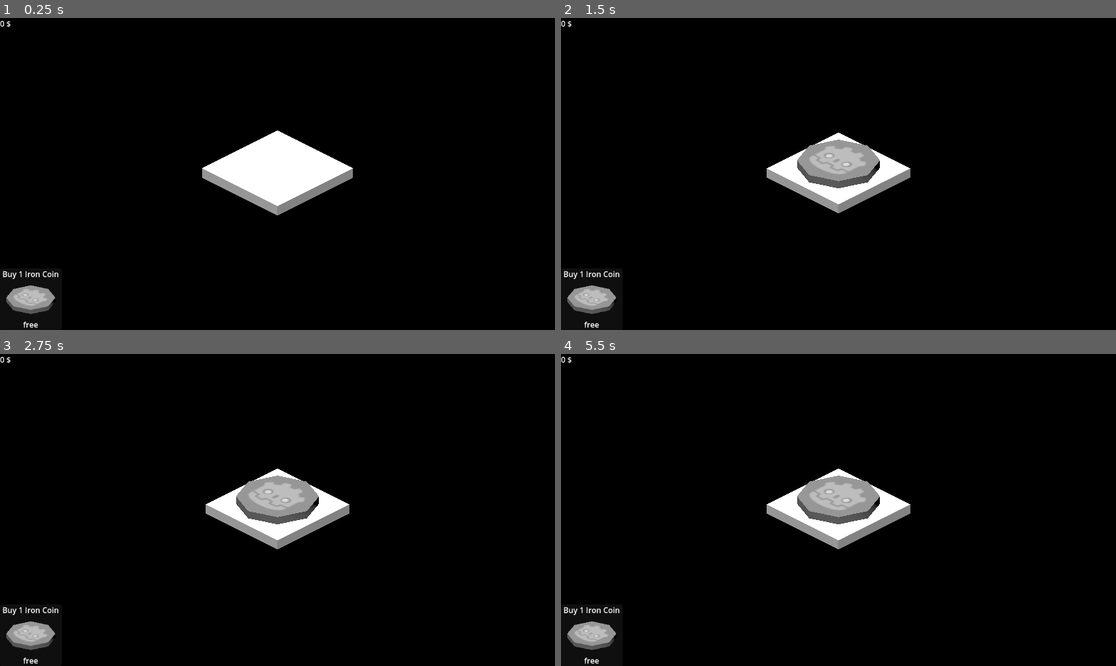
Above: before the commit, frames 1-4 (two rows, left to right).
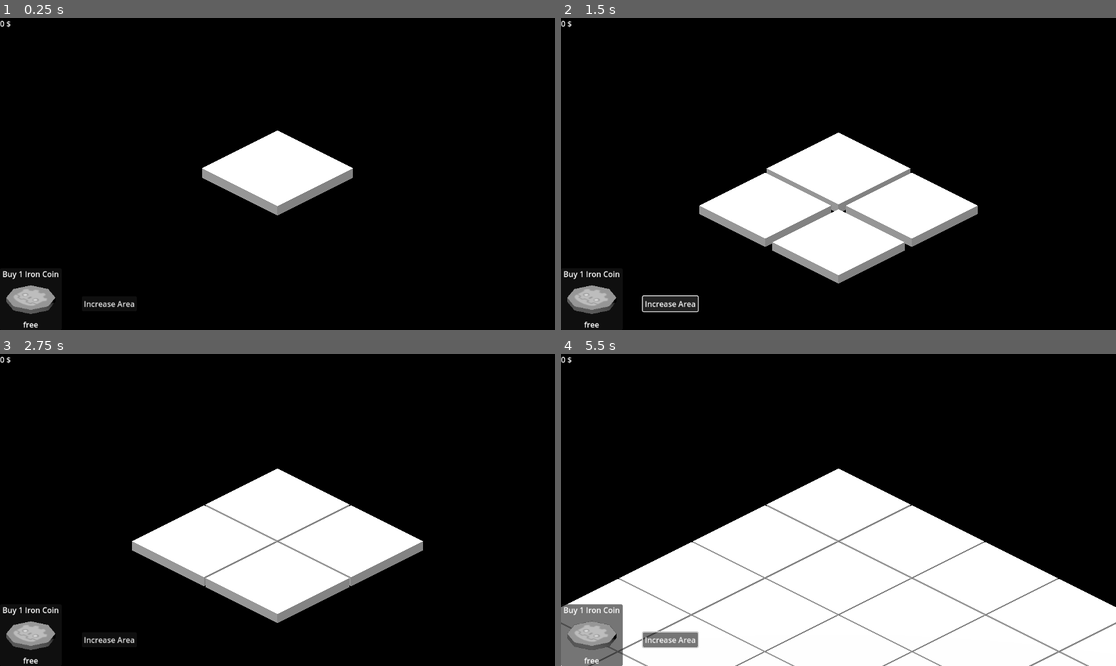
Above: after the commit, the same moments.

Repository: Plagiatus/JulienTest
Game: Godot game, scene res://game.tscn
Two runs of this game, one before a commit and one after it. Both use one fixed random seed, a clock stepped at 60 frames per second and the inputs below.
Inputs (mouse positions are in pixels of both pictures, inside the frame that each line leads up to):
- Up to frame 1 (0.25 s): no input
- Up to frame 2 (1.5 s): click "Buy 1 Iron Coin" at 0.5 s; click (672, 305) at 1.25 s, where only the run after the commit has a clickable "Increase Area"
- Up to frame 3 (2.75 s): click "Buy 1 Iron Coin" at 2 s
- Up to frame 4 (5.5 s): click (672, 641) at 2.75 s, where only the run after the commit has a clickable "Increase Area"; click "Buy 1 Iron Coin" at 3.5 s; click (672, 641) at 4.25 s, where only the run after the commit has a clickable "Increase Area"; tap Enter at 5 s; move the mouse to (960, 494) at 5.02 s; click (960, 494) at 5.17 s

The runs differ from the first frame. In frame 1, 0.1% of the frame differs, in the area x 15-25%, y 90-93%; in frame 2, 12%; in frame 3, 12%; in frame 4, 39%, in the area x 0-100%, y 38-100%.

Commit message:
basic coin & tile buying

Diff:
--- a/source/v2/coins/coin.gd
+++ b/source/v2/coins/coin.gd
@@ -30,7 +30,7 @@
 
 signal start_toss()
 signal end_toss(is_heads)
-signal start_relocation()
+#signal start_relocation()
 signal select_upgrade()
 signal upgrade_applied()
 
--- a/source/v2/coins/coin.tscn
+++ b/source/v2/coins/coin.tscn
@@ -16,7 +16,7 @@
 [ext_resource type="Texture2D" uid="uid://ce5sne8rjmucv" path="res://coins/materials/iron.svg" id="13_avygk"]
 
 [sub_resource type="Curve" id="Curve_8qiya"]
-_data = [Vector2(0, 0), 0.0, 6.301498, 0, 0, Vector2(0.24832214, 0.5617978), 0.0, 0.0, 0, 0, Vector2(0.7785235, 0.5617978), 0.0, 0.0, 0, 0, Vector2(1, 0), -8.097094, 0.0, 0, 0]
+_data = [Vector2(0, 0), 0.0, 3.7834194, 0, 0, Vector2(0.25, 0.3602094), 0.0, 0.0, 0, 0, Vector2(0.75537634, 0.3602094), 0.0, 0.0, 0, 0, Vector2(1, 0), -3.822034, 0.0, 0, 0]
 point_count = 4
 
 [sub_resource type="Resource" id="Resource_3hre8"]
--- a/source/v2/game.gd
+++ b/source/v2/game.gd
@@ -7,31 +7,68 @@
 const COIN_VIEWPORT = preload("uid://wusm4xl41ovt")
 
 var next_coin_cost: int = 0
+var dragging_coin: bool = false
+@onready var dragged_coin: TextureRect = $UI/GameOverlay/DraggedCoin
+var hovered_tile: Tile
+var current_tile_area_size: int = 0
 
 func _ready() -> void:
 	for child in grid.get_children():
 		grid.remove_child(child)
 		child.queue_free()
 
-	instantiate_new_tile(Vector3(0, 0, 0))
+	dragged_coin.hide()
+	increase_area()
+
+func _process(_delta: float) -> void:
+	if dragging_coin:
+		if not Input.is_mouse_button_pressed(MouseButton.MOUSE_BUTTON_LEFT):
+			# try to drop
+			dragged_coin.hide()
+			dragging_coin = false
+			if hovered_tile && not hovered_tile.coin:
+				instantiate_new_coin(hovered_tile)
+		else:
+			dragged_coin.position = get_viewport().get_mouse_position() - dragged_coin.size / 2
+
+func increase_area():
+	current_tile_area_size += 1
+	for x in current_tile_area_size:
+		instantiate_new_tile(Vector3(x, 0, current_tile_area_size - 1))
+	for y in current_tile_area_size - 1:
+		instantiate_new_tile(Vector3(current_tile_area_size - 1, 0, y))
 
 func instantiate_new_tile(pos: Vector3):
-	var tile = DEFAULT_TILE.instantiate() as Node3D
+	var tile = DEFAULT_TILE.instantiate() as Tile
 	grid.add_child(tile)
 	tile.position = pos
-	await get_tree().create_timer(1).timeout
-	instantiate_new_coin(pos)
+	tile.hover_start.connect(tile_hover_start.bind(tile))
+	tile.hover_end.connect(tile_hover_end.bind(tile))
 
-func instantiate_new_coin(pos: Vector3):
+func instantiate_new_coin(tile: Tile):
 	var coin = COIN.instantiate() as Coin
-	grid.add_child(coin)
-	coin.position = pos
+	tile.add_child(coin)
+	# coin.position = tile.position
 	coin.select_upgrade.connect(show_upgrade_view.bind(coin))
+	tile.coin = coin
+	# todo increase price
+	# todo charge money
 
 func show_upgrade_view(coin: Coin):
 	ui.show_upgrades(coin)
 
 func _on_buy_coin_button_button_down() -> void:
 	if next_coin_cost > GameData.money: return
-	var preview = COIN_VIEWPORT.instantiate()
-	add_child(preview)
+	dragging_coin = true
+	dragged_coin.show()
+
+func tile_hover_start(tile: Tile):
+	hovered_tile = tile
+
+func tile_hover_end(tile: Tile):
+	if hovered_tile == tile:
+		hovered_tile = null
+
+
+func _on_buy_tile_button_pressed() -> void:
+	increase_area()
--- a/source/v2/game.tscn
+++ b/source/v2/game.tscn
@@ -26,6 +26,9 @@
 "
 
 [sub_resource type="ViewportTexture" id="ViewportTexture_fc0e3"]
+viewport_path = NodePath("UI/GameOverlay/BuyCoinButton/CoinViewport")
+
+[sub_resource type="ViewportTexture" id="ViewportTexture_eow3j"]
 viewport_path = NodePath("UI/GameOverlay/BuyCoinButton/CoinViewport")
 
 [sub_resource type="Animation" id="Animation_eow3j"]
@@ -95,7 +98,7 @@
 anchor_bottom = 1.0
 grow_horizontal = 2
 grow_vertical = 2
-mouse_filter = 1
+mouse_filter = 2
 
 [node name="MoneyLabel" type="Label" parent="UI/GameOverlay"]
 layout_mode = 0
@@ -122,6 +125,7 @@
 anchor_bottom = 1.0
 grow_horizontal = 2
 grow_vertical = 2
+mouse_filter = 2
 metadata/_edit_lock_ = true
 
 [node name="CoinViewport" parent="UI/GameOverlay/BuyCoinButton" instance=ExtResource("5_7jktm")]
@@ -146,6 +150,21 @@
 grow_vertical = 0
 text = "free"
 horizontal_alignment = 1
+
+[node name="DraggedCoin" type="TextureRect" parent="UI/GameOverlay"]
+layout_mode = 0
+offset_right = 40.0
+offset_bottom = 40.0
+mouse_filter = 2
+texture = SubResource("ViewportTexture_eow3j")
+
+[node name="BuyTileButton" type="Button" parent="UI/GameOverlay"]
+layout_mode = 0
+offset_left = 170.0
+offset_top = 578.0
+offset_right = 239.0
+offset_bottom = 609.0
+text = "Increase Area"
 
 [node name="CoinUpgrade" type="Control" parent="UI"]
 visible = false
@@ -196,3 +215,5 @@
 }
 
 [connection signal="button_down" from="UI/GameOverlay/BuyCoinButton" to="." method="_on_buy_coin_button_button_down"]
+[connection signal="mouse_entered" from="UI/GameOverlay/BuyCoinButton" to="." method="_on_buy_coin_button_mouse_entered"]
+[connection signal="pressed" from="UI/GameOverlay/BuyTileButton" to="." method="_on_buy_tile_button_pressed"]
--- a/source/v2/game_data.gd
+++ b/source/v2/game_data.gd
@@ -2,8 +2,10 @@
 
 signal money_changed(new_value: int, change: int)
 
-var money: int = 8:
+var money: int = 0:
 	set(value):
 		var change = value - money
 		money = value
 		money_changed.emit(value, change)
+
+var floor_plane: Plane = Plane(Vector3.UP, 1)
--- a/source/v2/ui/upgrade_container.gd
+++ b/source/v2/ui/upgrade_container.gd
@@ -10,10 +10,10 @@
 	if active_coin == coin:
 		disable()
 		return
+	_setup(coin)
+	active_coin = coin
 	if visible: return
-	_setup(coin)
 	show()
-	active_coin = coin
 	animation_player.play("show")
 
 func _setup(coin: Coin):
--- a/source/v2/world/default_tile.gd
+++ b/source/v2/world/default_tile.gd
@@ -1,5 +1,7 @@
 extends Node3D
 class_name Tile
+
+var coin: Coin
 
 signal hover_start()
 signal hover_end()
@@ -10,7 +12,6 @@
 	visuals.material.albedo_color = Color(0.8, 0.8, 0.8)
 	hover_start.emit()
 
-
 func _on_area_3d_mouse_exited() -> void:
 	visuals.material.albedo_color = Color(1, 1, 1)
 	hover_end.emit()
Not shown: 1 places in source/v2/game.tscn that only renumber resources
